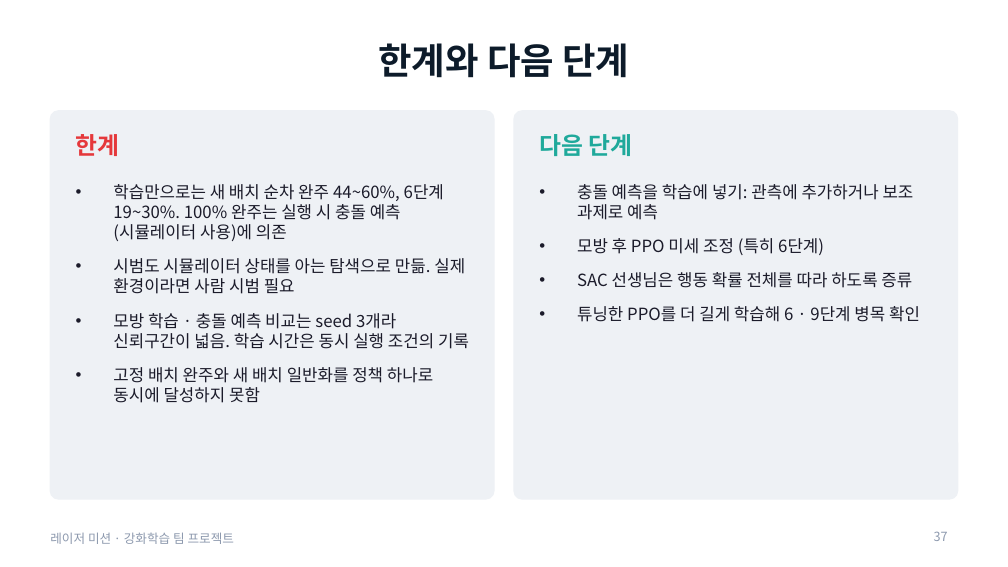
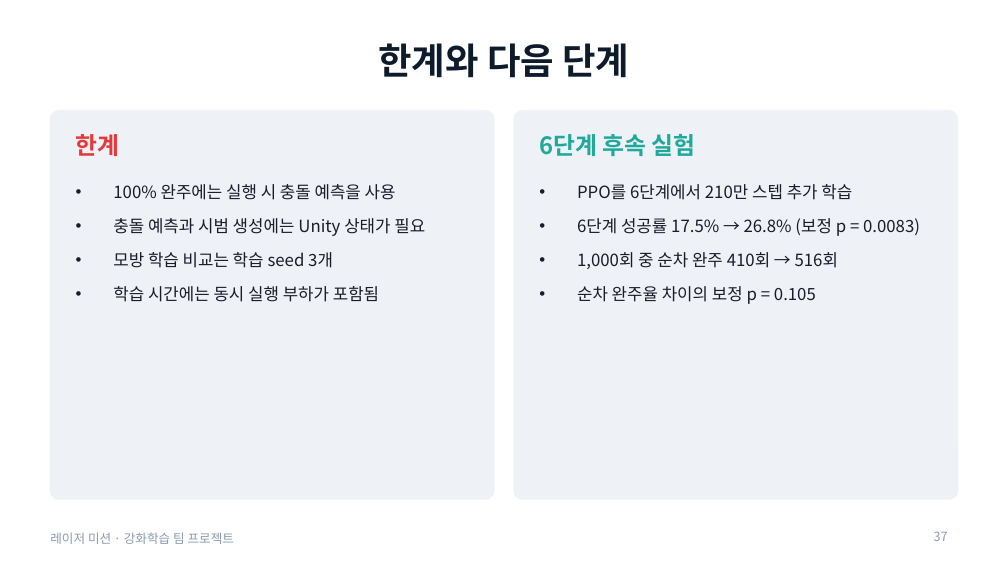
Before and after one commit to changxeokSong/reinforcement_learning, a slide deck: slide 37 of docs/LaserMission_presentation.pptx. Drawn at 1008x567 pixels with LibreOffice and Linux fonts; fonts in the diff are those of the drawing. Boxes give left, top, right and bottom in pixels: in the first picture for what was removed or moved away, otherwise in the second. Text is boxed around its words. In the diff, an @@ line names an element or a change of style, - is before the commit and + after.

Commit message:
과제 보고서와 재현 방법, 학습 모델 및 최종 실험 결과 정리

```diff
--- a/docs/LaserMission_presentation.pptx
+++ b/docs/LaserMission_presentation.pptx
@@ text at (539, 134, 696, 156): text changed @@
-다음 단계
+6단계 후속 실험
@@ text at (113, 184, 425, 302): text changed @@
-• 학습만으로는 새 배치 순차 완주 44~60%, 6단계 19~30%. 100% 완주는 실행 시 충돌 예측(시뮬레이터 사용)에 의존
-• 시범도 시뮬레이터 상태를 아는 탐색으로 만듦. 실제 환경이라면 사람 시범 필요
-• 모방 학습 · 충돌 예측 비교는 seed 3개라 신뢰구간이 넓음. 학습 시간은 동시 실행 조건의 기록
-• 고정 배치 완주와 새 배치 일반화를 정책 하나로 동시에 달성하지 못함
+• 100% 완주에는 실행 시 충돌 예측을 사용
+• 충돌 예측과 시범 생성에는 Unity 상태가 필요
+• 모방 학습 비교는 학습 seed 3개
+• 학습 시간에는 동시 실행 부하가 포함됨
@@ text at (577, 184, 920, 304): text changed @@
-• 충돌 예측을 학습에 넣기: 관측에 추가하거나 보조 과제로 예측
-• 모방 후 PPO 미세 조정 (특히 6단계)
-• SAC 선생님은 행동 확률 전체를 따라 하도록 증류
-• 튜닝한 PPO를 더 길게 학습해 6 · 9단계 병목 확인
+• PPO를 6단계에서 210만 스텝 추가 학습
+• 6단계 성공률 17.5% → 26.8% (보정 p = 0.0083)
+• 1,000회 중 순차 완주 410회 → 516회
+• 순차 완주율 차이의 보정 p = 0.105
```
Also in this commit, not shown: 4 other slides changed, 10 other files.
